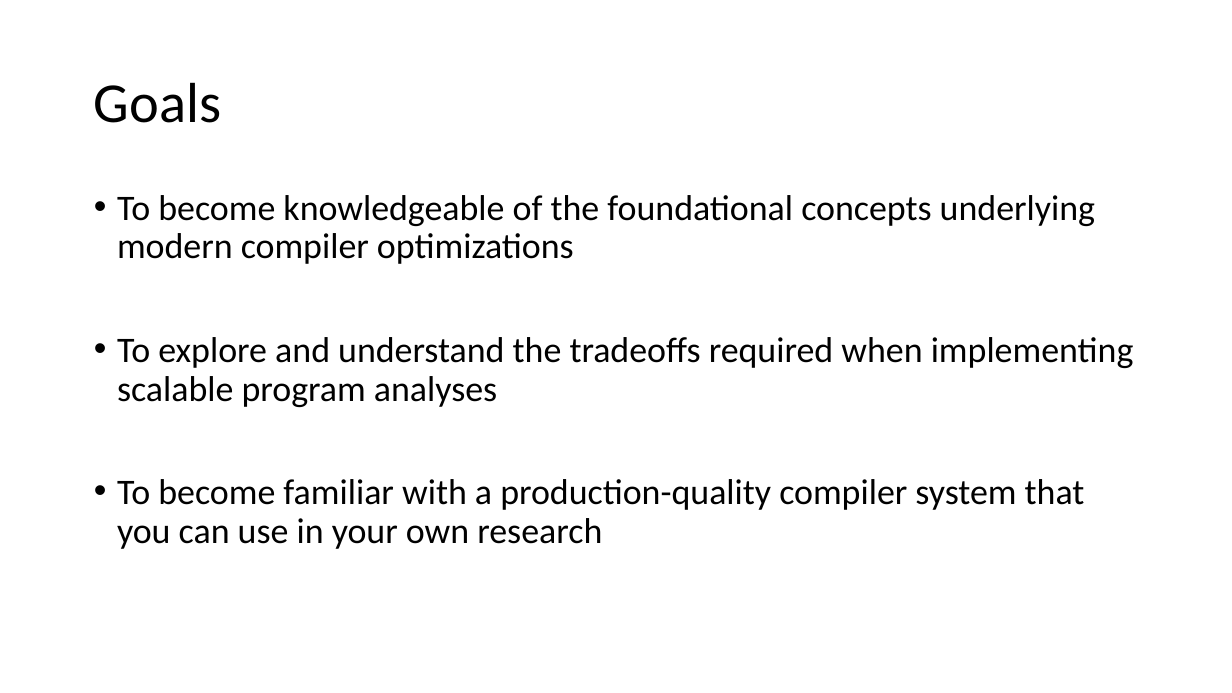
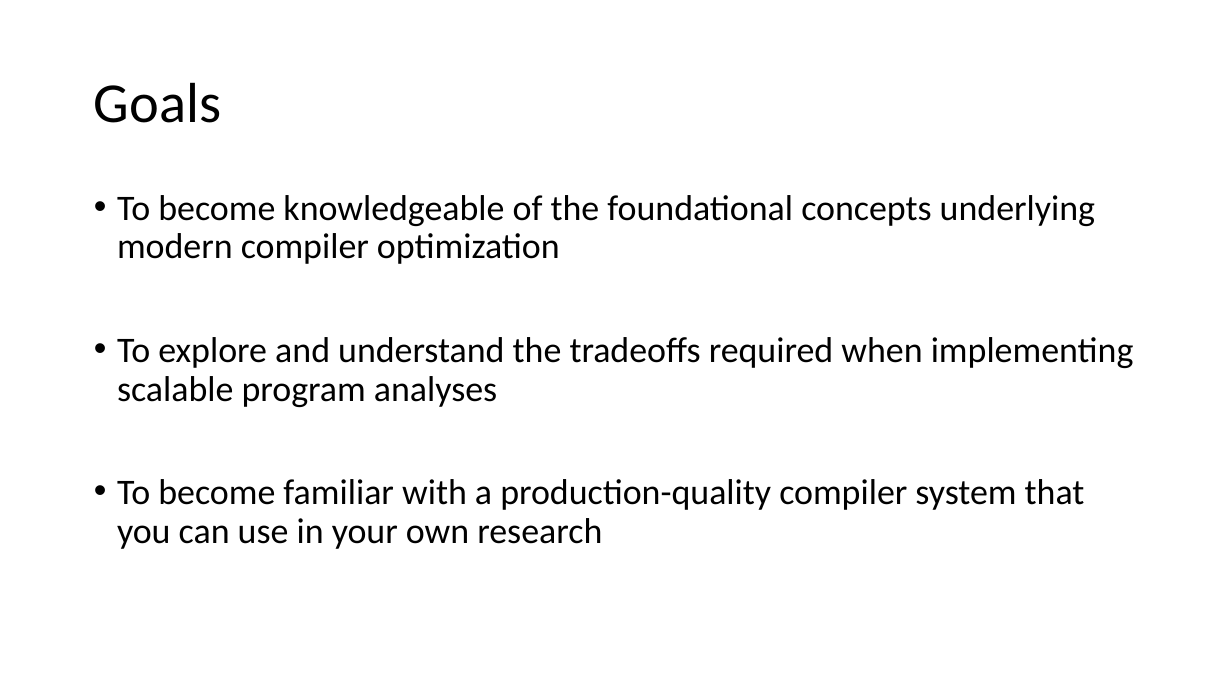
Before and after one commit to matthewbdwyer/matthewbdwyer.github.io, a slide deck: slide 2 of 6620/slides/Introduction.pptx. Drawn at 1232x693 pixels with LibreOffice and Linux fonts; fonts in the diff are those of the drawing. Boxes give left, top, right and bottom in pixels: in the first picture for what was removed or moved away, otherwise in the second. Text is boxed around its words. In the diff, an @@ line names an element or a change of style, - is before the commit and + after.

```diff
--- a/6620/slides/Introduction.pptx
+++ b/6620/slides/Introduction.pptx
@@ text at [117,195,1095,264]: text changed @@
-• To become knowledgeable of the foundational concepts underlying modern compiler optimizations
+• To become knowledgeable of the foundational concepts underlying modern compiler optimization
```
Also in this commit, not shown: 2 other slides changed, 11 slides added, 2 slides removed, 13 other files.
